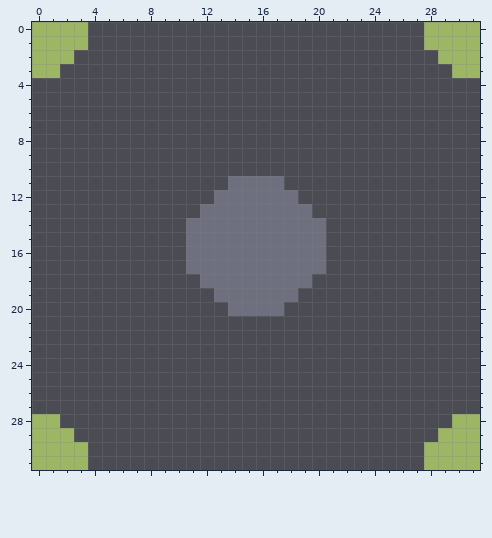
One commit to this pixel-art sprite: sprites-override/blocks/distribution/conveyors/plastanium-conveyor-1.png. Above is the file before it was changed.
The file is 32x32 pixels.
The same view after the edit:
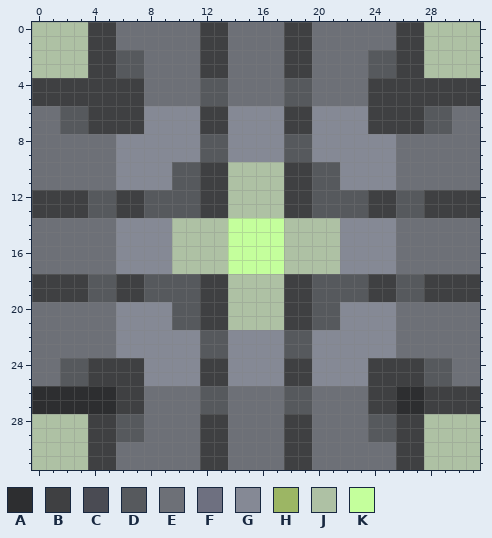
Palette (. is transparent): A #2d2e30  B #3f4042  C #4a4b53  D #56595d  E #6d7077  F #6e7080  G #858995  H #9cb664  J #aec1a4  K #c4ff9c
Change:
@@ x 0..31 @@
- 0 HHHHCCCCCCCCCCCCCCCCCCCCCCCCHHHH
- 1 HHHHCCCCCCCCCCCCCCCCCCCCCCCCHHHH
- 2 HHHCCCCCCCCCCCCCCCCCCCCCCCCCCHHH
- 3 HHCCCCCCCCCCCCCCCCCCCCCCCCCCCCHH
- 4 CCCCCCCCCCCCCCCCCCCCCCCCCCCCCCCC
- 5 CCCCCCCCCCCCCCCCCCCCCCCCCCCCCCCC
- 6 CCCCCCCCCCCCCCCCCCCCCCCCCCCCCCCC
- 7 CCCCCCCCCCCCCCCCCCCCCCCCCCCCCCCC
- 8 CCCCCCCCCCCCCCCCCCCCCCCCCCCCCCCC
- 9 CCCCCCCCCCCCCCCCCCCCCCCCCCCCCCCC
-10 CCCCCCCCCCCCCCCCCCCCCCCCCCCCCCCC
-11 CCCCCCCCCCCCCCFFFFCCCCCCCCCCCCCC
-12 CCCCCCCCCCCCCFFFFFFCCCCCCCCCCCCC
-13 CCCCCCCCCCCCFFFFFFFFCCCCCCCCCCCC
-14 CCCCCCCCCCCFFFFFFFFFFCCCCCCCCCCC
-15 CCCCCCCCCCCFFFFFFFFFFCCCCCCCCCCC
-16 CCCCCCCCCCCFFFFFFFFFFCCCCCCCCCCC
-17 CCCCCCCCCCCFFFFFFFFFFCCCCCCCCCCC
-18 CCCCCCCCCCCCFFFFFFFFCCCCCCCCCCCC
-19 CCCCCCCCCCCCCFFFFFFCCCCCCCCCCCCC
-20 CCCCCCCCCCCCCCFFFFCCCCCCCCCCCCCC
-21 CCCCCCCCCCCCCCCCCCCCCCCCCCCCCCCC
-22 CCCCCCCCCCCCCCCCCCCCCCCCCCCCCCCC
-23 CCCCCCCCCCCCCCCCCCCCCCCCCCCCCCCC
-24 CCCCCCCCCCCCCCCCCCCCCCCCCCCCCCCC
-25 CCCCCCCCCCCCCCCCCCCCCCCCCCCCCCCC
-26 CCCCCCCCCCCCCCCCCCCCCCCCCCCCCCCC
-27 CCCCCCCCCCCCCCCCCCCCCCCCCCCCCCCC
-28 HHCCCCCCCCCCCCCCCCCCCCCCCCCCCCHH
-29 HHHCCCCCCCCCCCCCCCCCCCCCCCCCCHHH
-30 HHHHCCCCCCCCCCCCCCCCCCCCCCCCHHHH
-31 HHHHCCCCCCCCCCCCCCCCCCCCCCCCHHHH
+ 0 JJJJBBEEEEEEBBEEEEBBEEEEEEBBJJJJ
+ 1 JJJJBBEEEEEEBBEEEEBBEEEEEEBBJJJJ
+ 2 JJJJBBDDEEEEBBEEEEBBEEEEDDBBJJJJ
+ 3 JJJJBBDDEEEEBBEEEEBBEEEEDDBBJJJJ
+ 4 BBBBBBBBEEEEDDEEEEDDEEEEBBBBBBBB
+ 5 BBBBBBBBEEEEDDEEEEDDEEEEBBBBBBBB
+ 6 EEDDBBBBGGGGBBGGGGBBGGGGBBBBDDEE
+ 7 EEDDBBBBGGGGBBGGGGBBGGGGBBBBDDEE
+ 8 EEEEEEGGGGGGDDGGGGDDGGGGGGEEEEEE
+ 9 EEEEEEGGGGGGDDGGGGDDGGGGGGEEEEEE
+10 EEEEEEGGGGDDBBJJJJBBDDGGGGEEEEEE
+11 EEEEEEGGGGDDBBJJJJBBDDGGGGEEEEEE
+12 BBBBDDBBDDDDBBJJJJBBDDDDBBDDBBBB
+13 BBBBDDBBDDDDBBJJJJBBDDDDBBDDBBBB
+14 EEEEEEGGGGJJJJKKKKJJJJGGGGEEEEEE
+15 EEEEEEGGGGJJJJKKKKJJJJGGGGEEEEEE
+16 EEEEEEGGGGJJJJKKKKJJJJGGGGEEEEEE
+17 EEEEEEGGGGJJJJKKKKJJJJGGGGEEEEEE
+18 BBBBDDBBDDDDBBJJJJBBDDDDBBDDBBBB
+19 BBBBDDBBDDDDBBJJJJBBDDDDBBDDBBBB
+20 EEEEEEGGGGDDBBJJJJBBDDGGGGEEEEEE
+21 EEEEEEGGGGDDBBJJJJBBDDGGGGEEEEEE
+22 EEEEEEGGGGGGDDGGGGDDGGGGGGEEEEEE
+23 EEEEEEGGGGGGDDGGGGDDGGGGGGEEEEEE
+24 EEDDBBBBGGGGBBGGGGBBGGGGBBBBDDEE
+25 EEDDBBBBGGGGBBGGGGBBGGGGBBBBDDEE
+26 AAAAAABBEEEEDDEEEEDDEEEEBBAABBBB
+27 AAAAAABBEEEEDDEEEEDDEEEEBBAABBBB
+28 JJJJBBDDEEEEBBEEEEBBEEEEDDBBJJJJ
+29 JJJJBBDDEEEEBBEEEEBBEEEEDDBBJJJJ
+30 JJJJBBEEEEEEBBEEEEBBEEEEEEBBJJJJ
+31 JJJJBBEEEEEEBBEEEEBBEEEEEEBBJJJJ
Changed places in both pictures, as pixel boxes (x1, y1, x2, y2):
changed: (32, 22, 480, 470)
